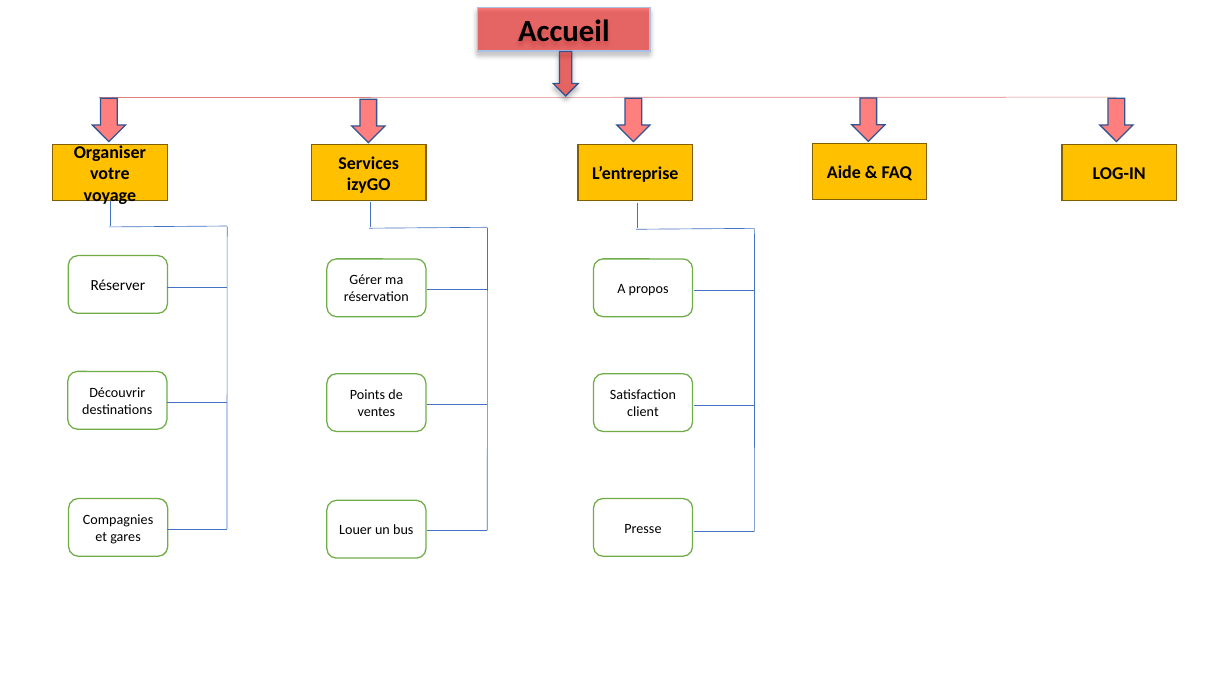
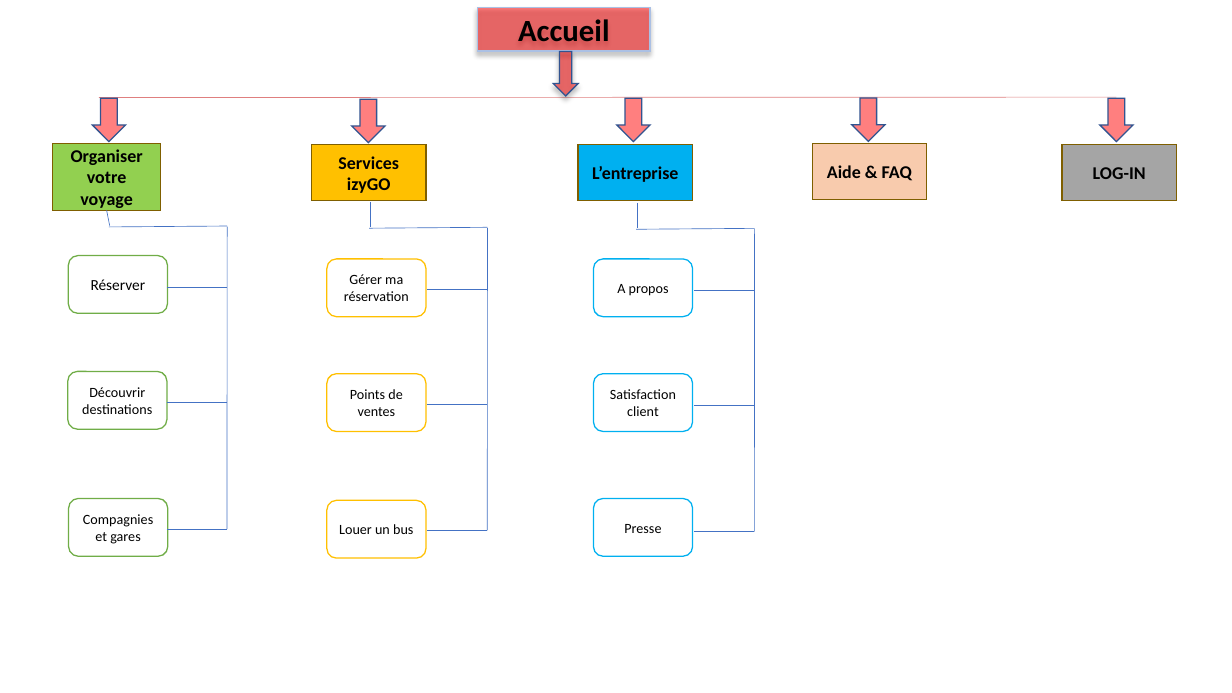
Before and after one commit to Traore-Yao/flash-go-Docs-repo-, a slide deck: slide 1 of plan du site.pptx. Drawn at 1232x693 pixels with LibreOffice and Linux fonts; fonts in the diff are those of the drawing. Boxes give left, top, right and bottom in pixels: in the first picture for what was removed or moved away, otherwise in the second. Text is boxed around its words. In the diff, an @@ line names an element or a change of style, - is before the commit and + after.

```diff
--- a/plan du site.pptx
+++ b/plan du site.pptx
@@ rectangle "Organiser votre voyage" resized from (x1=53, y1=145, x2=167, y2=201) to (x1=53, y1=143, x2=161, y2=210) @@
@@ rectangle "Organiser votre voyage" at (x1=53, y1=143, x2=161, y2=210): fill #FFC000 to #92D050 @@
@@ rectangle "L’entreprise" at (x1=579, y1=145, x2=693, y2=201): fill #FFC000 to #00B0F0 @@
@@ rectangle "Aide & FAQ" at (x1=812, y1=143, x2=927, y2=199): fill #FFC000 to #F8CBAD @@
@@ rectangle "LOG-IN" at (x1=1062, y1=145, x2=1177, y2=201): fill #FFC000 to #A5A5A5 @@
@@ line moved from (110, 201) - (110, 226) to (106, 211) - (110, 226) @@
@@ outline #70AD47 1 pt to #FFC000 1 pt in 3 elements at (x1=327, y1=373, x2=426, y2=431), (x1=327, y1=501, x2=426, y2=558), (x1=327, y1=259, x2=426, y2=316) @@
@@ outline #70AD47 1 pt to #00B0F0 1 pt in 3 elements at (x1=593, y1=259, x2=692, y2=316), (x1=593, y1=373, x2=692, y2=431), (x1=593, y1=499, x2=692, y2=556) @@
```
Also in this commit, not shown: 5 other slides changed, 7 slides added.
